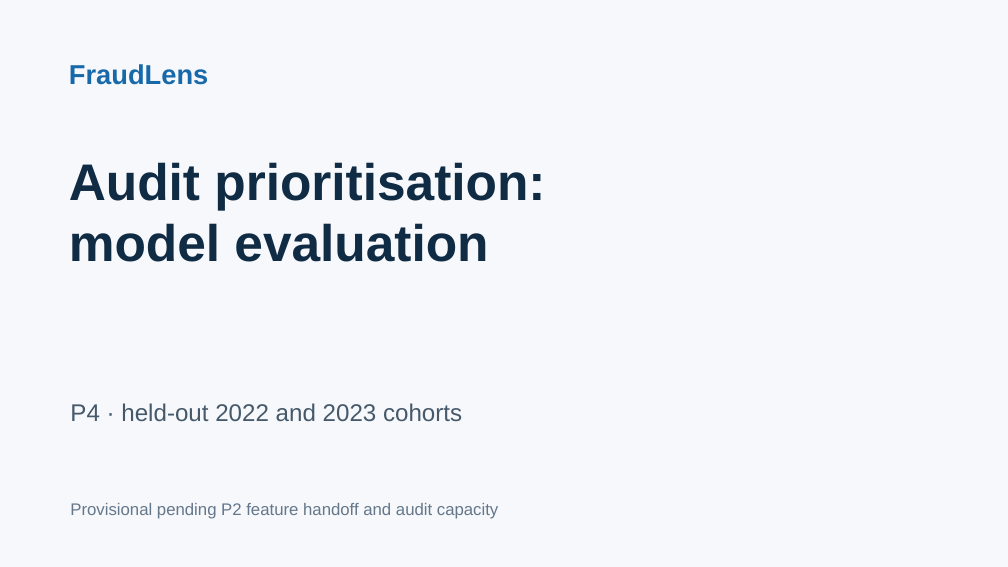
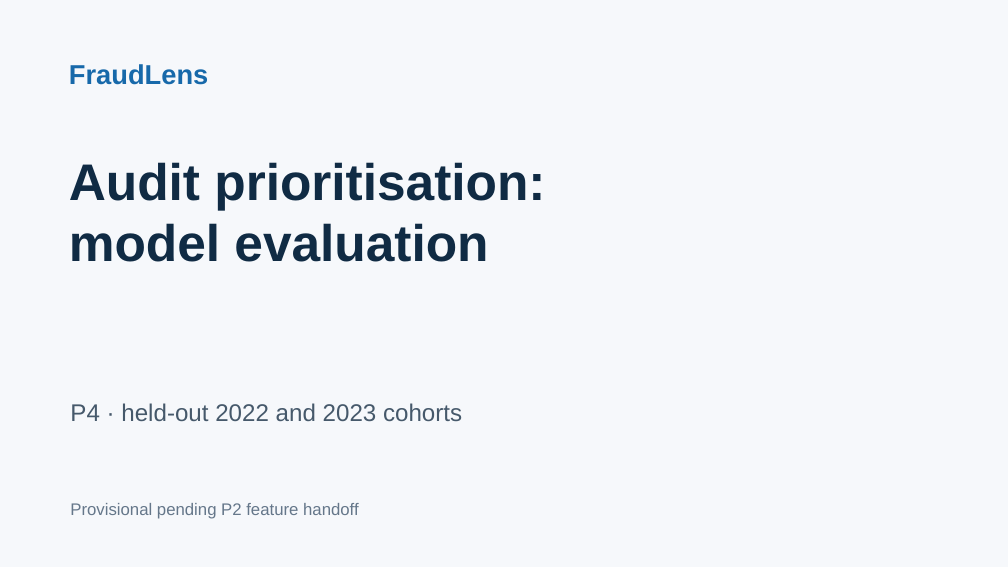
Before and after one commit to 23f2005056/mlba, a slide deck: slide 1 of presentation_figures/FraudLens_P4_Evaluation.pptx. Drawn at 1008x567 pixels with LibreOffice and Linux fonts; fonts in the diff are those of the drawing. Boxes give left, top, right and bottom in pixels: in the first picture for what was removed or moved away, otherwise in the second. Text is boxed around its words. In the diff, an @@ line names an element or a change of style, - is before the commit and + after.

Commit message:
Clarify P4 audit-yield completion

```diff
--- a/presentation_figures/FraudLens_P4_Evaluation.pptx
+++ b/presentation_figures/FraudLens_P4_Evaluation.pptx
@@ text at (x1=70, y1=503, x2=359, y2=519): text changed @@
-Provisional pending P2 feature handoff and audit capacity
+Provisional pending P2 feature handoff
```
Also in this commit, not shown: 1 other slide changed, 5 other files.
